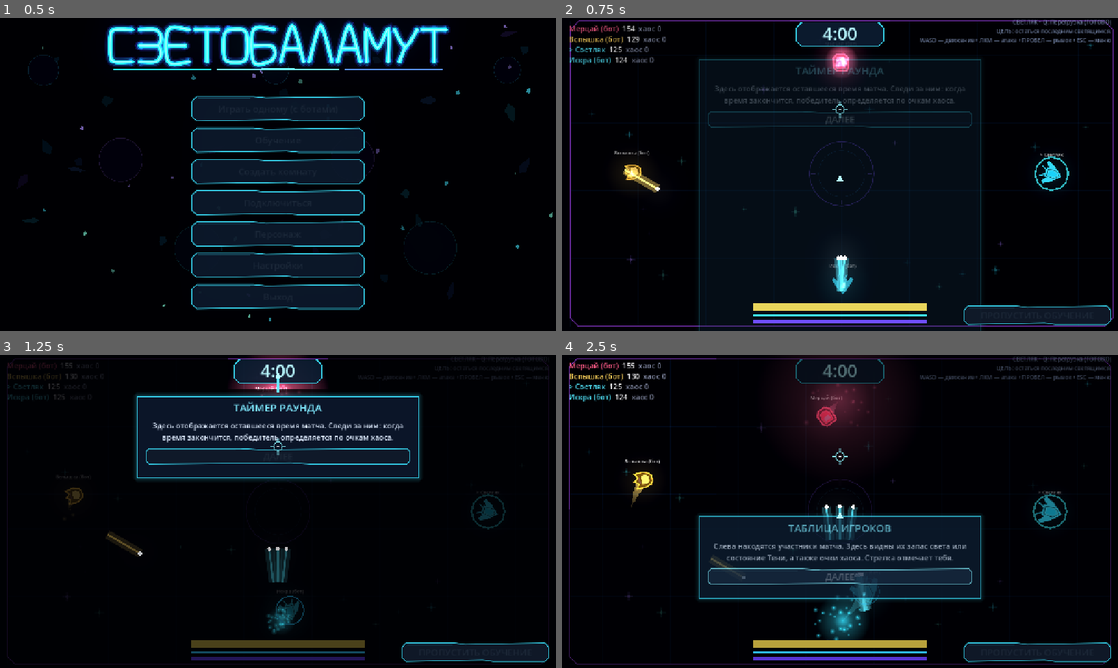
Above: before the commit, frames 1-4 (two rows, left to right).
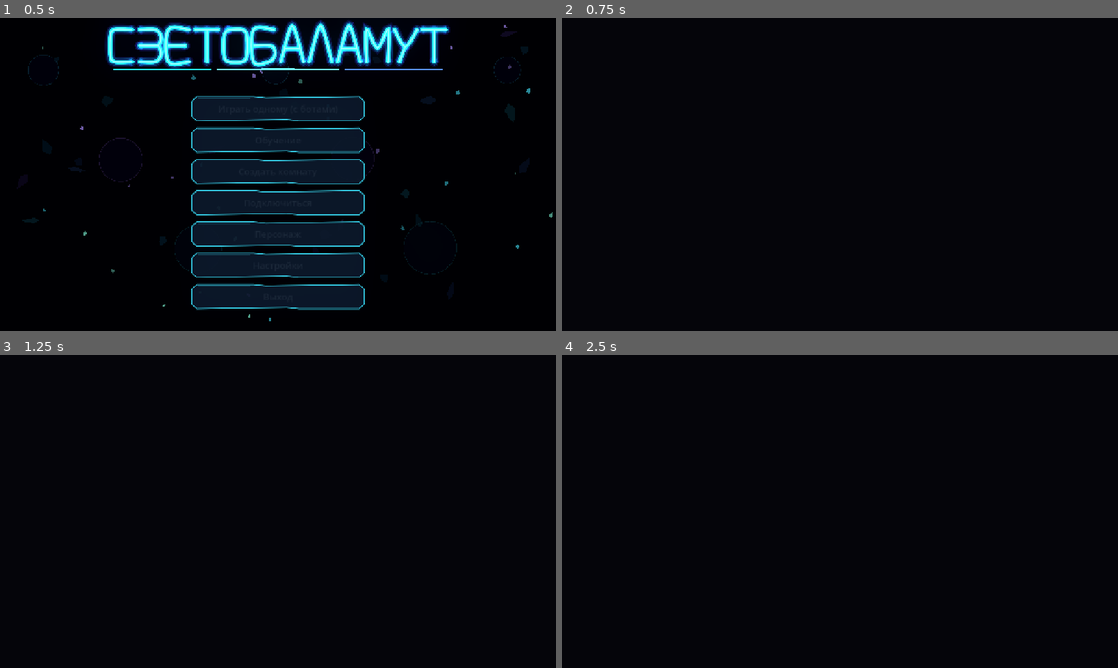
Above: after the commit, the same moments.

Repository: DvoreZZKy/svetobalamut
Game: Godot game, scene res://scenes/menu.tscn
The game is run twice, just before and just after one commit, with the same random seed, the same clock (stepped at 60 frames per second) and the same inputs.
Inputs (mouse positions are in pixels of both pictures, inside the frame that each line leads up to):
- Up to frame 1 (0.5 s): no input
- Up to frame 2 (0.75 s): click "Играть одному (с ботами)" at 0.5 s
- Up to frame 3 (1.25 s): no input
- Up to frame 4 (2.5 s): tap Enter (restart) at 1.25 s; move the mouse to (962, 495) at 1.27 s; hold D (right) 1.28-2 s; hold Space (dash) 1.28-2 s; click (962, 495) at 1.55 s; click (840, 455) at 2 s, where only the run before the commit has a clickable "ДАЛЕЕ"

Frame 1 is identical in both runs. In frame 2, 11% of the frame differs, in the area x 1-100%, y 0-100%; in frame 3, 20%; in frame 4, 22%, in the area x 1-99%, y 0-99%.
Error after the commit: Parse Error: Could not parse global class "Sim" from "res://scripts/sim.gd". (res://scripts/arena.gd:12)

Commit message:
Add chargeable capsule shockwave and restore healing zones

Diff:
--- a/scripts/sim.gd
+++ b/scripts/sim.gd
@@ -27,11 +27,14 @@
 const REGEN_STILL := 2.0
 const REGEN_ZONE := 5.0
 const KILL_BONUS := 24.0
+const CAPSULE_WAVE_MIN_RADIUS := 86.0
+const CAPSULE_WAVE_MAX_RADIUS := 280.0
+const CAPSULE_WAVE_CHARGE_TIME := 1.15
 const MATCH_TIME := 240.0
 const MIN_SURVIVAL_TIME := 60.0
 const P_RADIUS := 28.0
 const MAX_EATERS_RAIN := 8
-const ZONES := [Vector3(800, 450, 95)]
+const ZONES := [Vector3(400, 225, 95), Vector3(1200, 225, 95), Vector3(400, 675, 95), Vector3(1200, 675, 95)]
 const CHAOS := ["invert", "reverse", "blind", "bounce", "zerog", "rain", "steal", "doubles", "magnet", "bomb"]
 const DUR := {"invert": 6.0, "reverse": 6.0, "blind": 5.0, "bounce": 8.0, "zerog": 6.0, "magnet": 5.0}
 
@@ -96,6 +99,7 @@
 		"ability_cd": 0.0, "ability_t": 0.0,
 		"shadow": false, "decoy": false, "life": 0.0,
 		"dash_t": 0.0, "dash_dir": Vector2.RIGHT, "dash_cd": 0.0, "inv": 0.0, "fire_cd": 0.0,
+		"wave_charge": 0.0, "fire_was_down": false, "wave_released": false,
 		"pts": 0, "kills": 0, "last_hit": 0, "damage_by": {}, "hit_age": 99.0, "hit_t": 0.0, "push_cd": 0.0,
 		"derp_t": 0.0, "derp_by": 0, "derp": {"t": 0.0, "mv": Vector2.ZERO, "aim": pos, "fire": false, "dash": false},
 		"poss_target": 0, "poss_cd": 0.0, "poss_protect_cd": 0.0,
@@ -212,11 +216,20 @@
 	_wall_bounce(p)
 
 	var shot_cost: float = SHOT_COST
-	if want_fire and p.fire_cd <= 0.0 and p.light > shot_cost + 0.5:
-		if p.kind == 1:
-			_capsule_shockwave(p)
-		else:
-			var spread_count := 3 if p.kind == 0 else 1
+	if p.kind == 1:
+		if want_fire:
+			p.wave_charge = minf(CAPSULE_WAVE_CHARGE_TIME, float(p.wave_charge) + dt)
+			p.wave_released = false
+		elif p.fire_was_down:
+			p.wave_released = true
+		if p.wave_released and p.fire_cd <= 0.0 and p.light > shot_cost + 0.5:
+			var charge_ratio := clampf(float(p.wave_charge) / CAPSULE_WAVE_CHARGE_TIME, 0.0, 1.0)
+			_capsule_shockwave(p, charge_ratio)
+			p.wave_charge = 0.0
+			p.wave_released = false
+		p.fire_was_down = want_fire
+	elif want_fire and p.fire_cd <= 0.0 and p.light > shot_cost + 0.5:
+		var spread_count := 3 if p.kind == 0 else 1
 			for shot_i in spread_count:
 				var spread := (float(shot_i) - 1.0) * 0.12 if spread_count == 3 else 0.0
 				var ang: float = p.aim.angle() + spread + rng.randf_range(-0.018, 0.018)
@@ -250,27 +263,27 @@
 		_make_shadow(p, p.last_hit if p.hit_age < 4.0 else 0, false)
 
 
-func _capsule_shockwave(p: Dictionary) -> void:
-	const WAVE_RADIUS := 172.0
+func _capsule_shockwave(p: Dictionary, charge_ratio: float) -> void:
 	const WAVE_DAMAGE := 24.0
 	const WAVE_PUSH := 760.0
+	var wave_radius := lerpf(CAPSULE_WAVE_MIN_RADIUS, CAPSULE_WAVE_MAX_RADIUS, charge_ratio)
 	var center: Vector2 = p.pos
 	for target in players.values():
 		if target.id == p.id or target.shadow or target.decoy or target.inv > 0.0:
 			continue
 		var offset: Vector2 = target.pos - center
 		var distance := offset.length()
-		if distance > WAVE_RADIUS:
+		if distance > wave_radius:
 			continue
 		var direction: Vector2 = offset.normalized() if distance > 0.01 else p.aim
 		_damage(target, WAVE_DAMAGE * p.attack, p.id, false)
-		target.vel += direction * WAVE_PUSH * (1.0 - 0.25 * distance / WAVE_RADIUS)
+		target.vel += direction * WAVE_PUSH * (1.0 - 0.25 * distance / wave_radius)
 	for eater in eaters:
 		if eater.dead:
 			continue
 		var offset: Vector2 = eater.pos - center
 		var distance := offset.length()
-		if distance > WAVE_RADIUS:
+		if distance > wave_radius:
 			continue
 		eater.hp -= 2
 		eater.flash = 0.18
@@ -287,7 +300,7 @@
 			events.append({"t": "hit", "x": eater.pos.x, "y": eater.pos.y, "c": p.ci})
 	p.light -= SHOT_COST
 	p.fire_cd = p.fire_rate
-	events.append({"t": "shockwave", "x": center.x, "y": center.y, "c": p.ci, "r": WAVE_RADIUS})
+	events.append({"t": "shockwave", "x": center.x, "y": center.y, "c": p.ci, "r": wave_radius})
 	shake_req = maxf(shake_req, 5.0)
 
 
@@ -858,7 +871,7 @@
 	for p in players.values():
 		pl.append({"i": p.id, "n": p.name, "p": p.pos, "v": p.vel, "a": p.aim, "l": p.light,
 			"s": p.shadow, "k": p.kind, "c": p.ci, "hat": p.hat, "outfit": p.outfit,
-			"iv": p.inv, "dc": p.dash_cd, "pt": p.pts,
+			"iv": p.inv, "dc": p.dash_cd, "pt": p.pts, "wc": clampf(float(p.wave_charge) / CAPSULE_WAVE_CHARGE_TIME, 0.0, 1.0),
 			"hpmax": p.max_light, "acd": p.ability_cd, "ab": p.ability_t, "bot": not p.human,
 			"ki": p.kills, "dr": p.derp_t, "d": p.decoy, "h": p.hit_t, "dt": p.dash_t > 0.0})
 	var bl: Array = []
